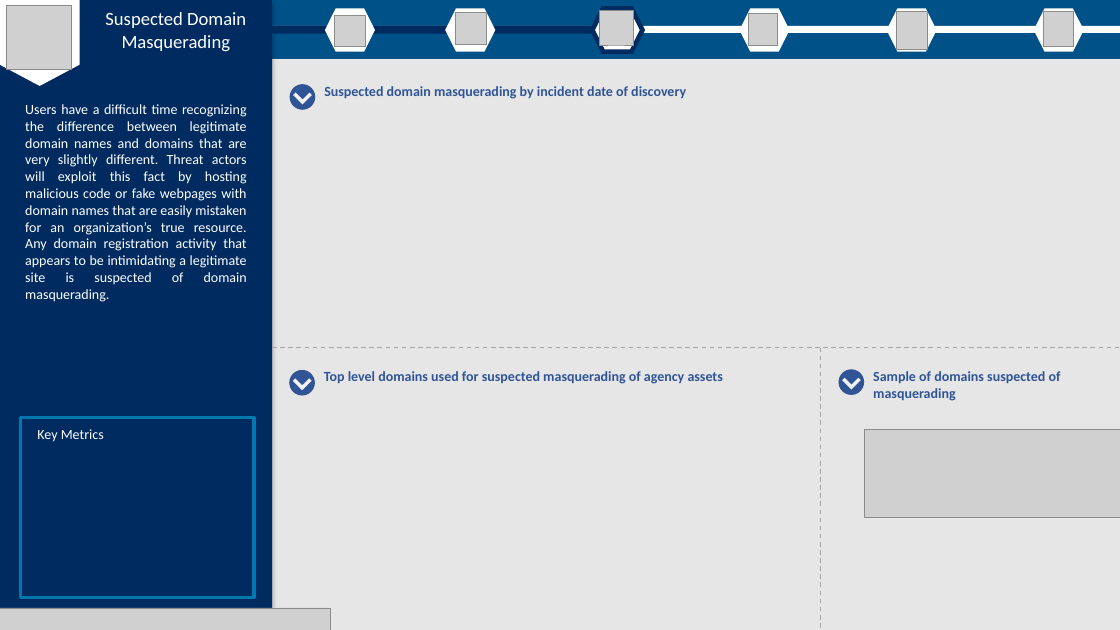
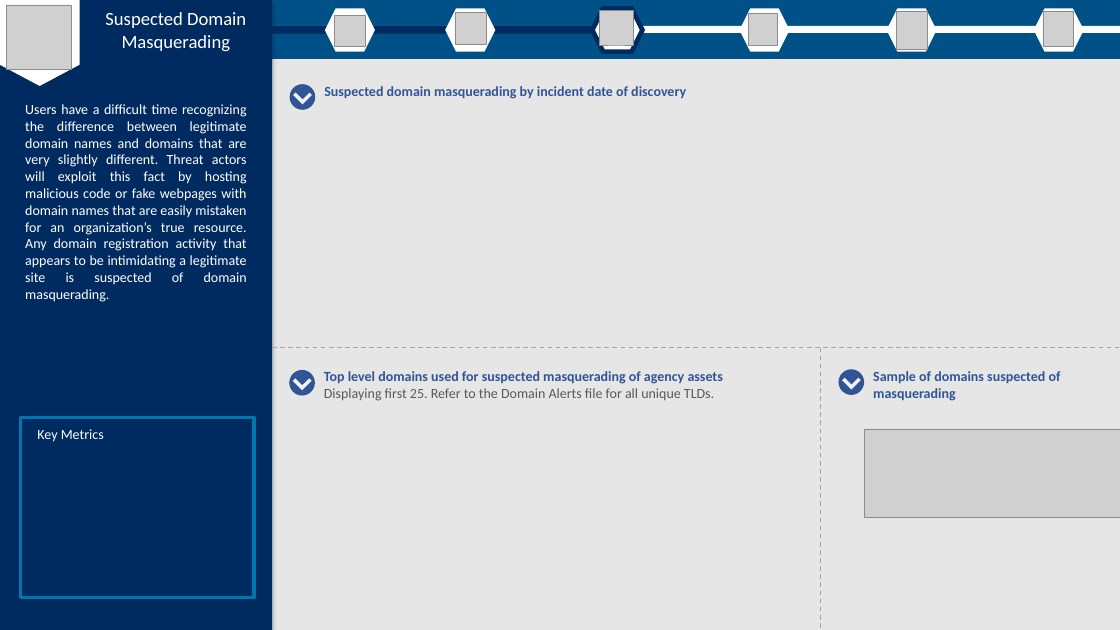
Before and after one commit to cisagov/pe-reports, a slide deck: slide 4 of src/pe_reports/data/shell/pe_shell.pptx. Drawn at 1120x630 pixels with LibreOffice and Linux fonts; fonts in the diff are those of the drawing; grey boxes stand for pictures. Boxes give left, top, right and bottom in pixels: in the first picture for what was removed or moved away, otherwise in the second. Text is boxed around its words. In the diff, an @@ line names an element or a change of style, - is before the commit and + after.

```diff
--- a/src/pe_reports/data/shell/pe_shell.pptx
+++ b/src/pe_reports/data/shell/pe_shell.pptx
@@ text at box(324, 371, 723, 401): text changed; text colour #2F5597 to #595959; bold off @@
-Top level domains used for suspected masquerading of agency assets
+Top level domains used for suspected masquerading of agency assets Displaying first 25. Refer to the Domain Alerts file for all unique TLDs.
@@ picture removed at box(0, 608, 331, 630) @@
```
Also in this commit, not shown: 6 other slides changed, 57 other files.
